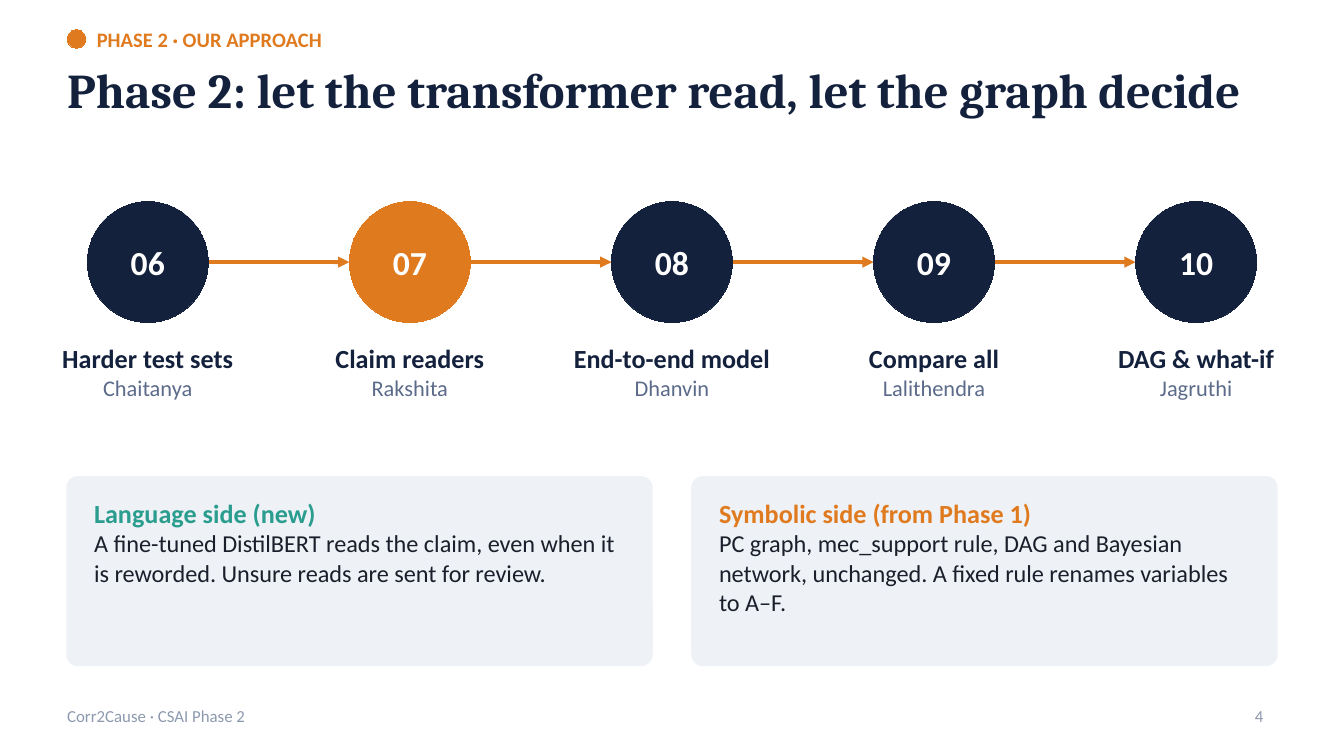
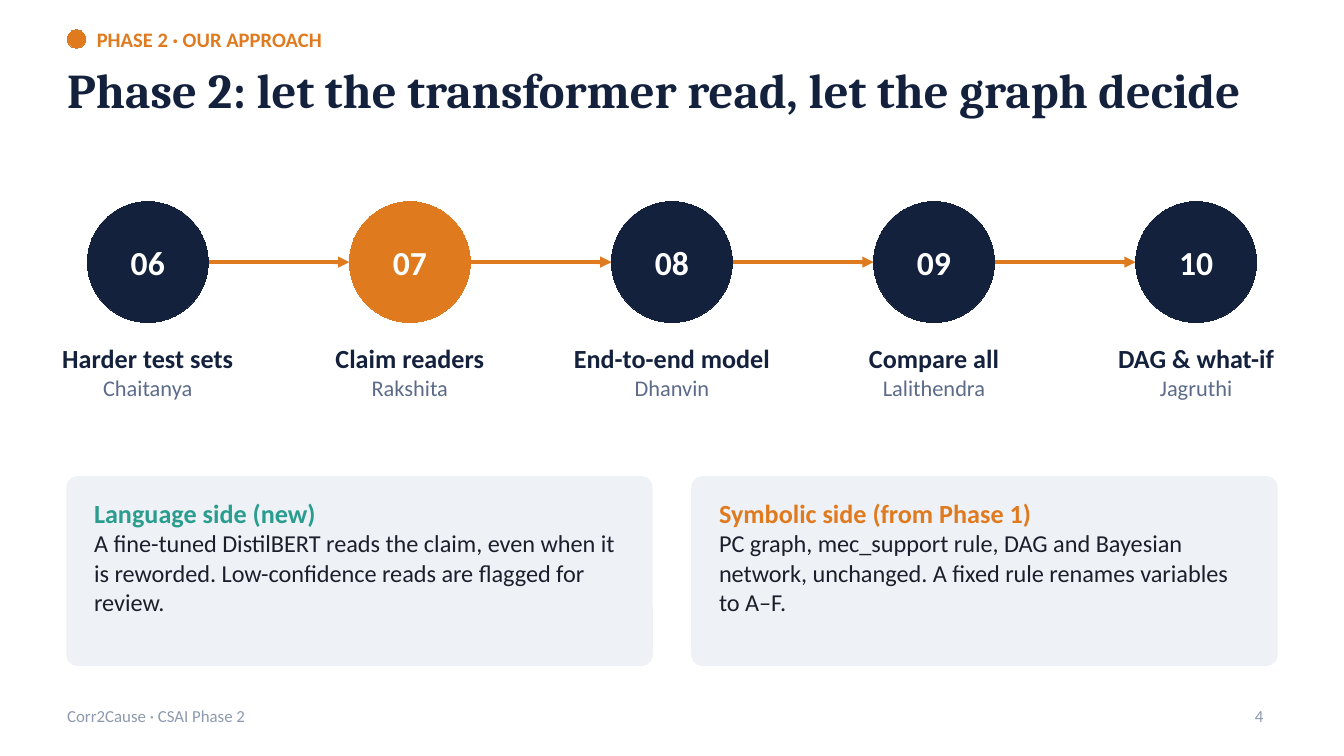
Before and after one commit to Dhanvin1520/Neuro-Symbolic-Causal-Inference-project, a slide deck: slide 4 of report/phase2_presentation.pptx. Drawn at 1344x756 pixels with LibreOffice and Linux fonts; fonts in the diff are those of the drawing. Boxes give left, top, right and bottom in pixels: in the first picture for what was removed or moved away, otherwise in the second. Text is boxed around its words. In the diff, an @@ line names an element or a change of style, - is before the commit and + after.

Commit message:
clarify review, simulation and baseline wording in phase 2 deck and report

```diff
--- a/report/phase2_presentation.pptx
+++ b/report/phase2_presentation.pptx
@@ text at (x1=94, y1=535, x2=615, y2=611): text changed @@
-A fine-tuned DistilBERT reads the claim, even when it is reworded. Unsure reads are sent for review.
+A fine-tuned DistilBERT reads the claim, even when it is reworded. Low-confidence reads are flagged for review.
```
Also in this commit, not shown: 8 other slides changed, 2 other files.
